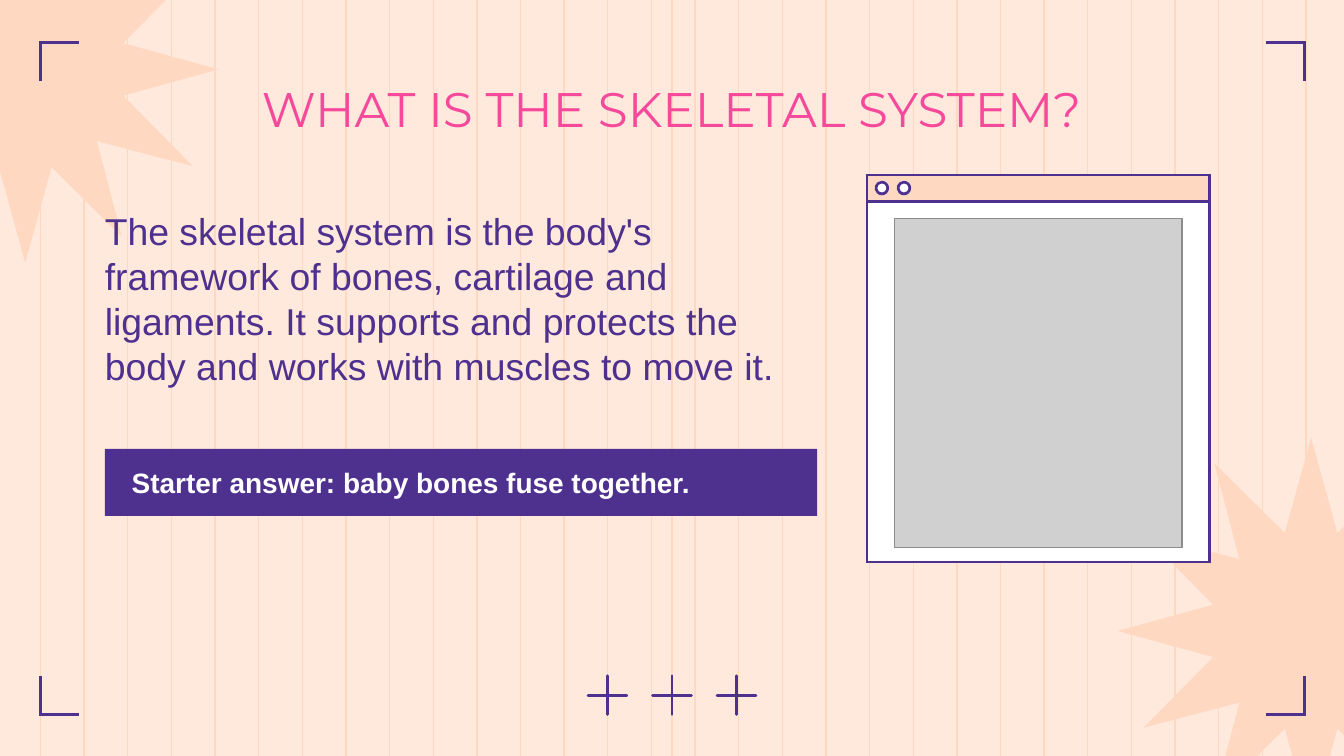
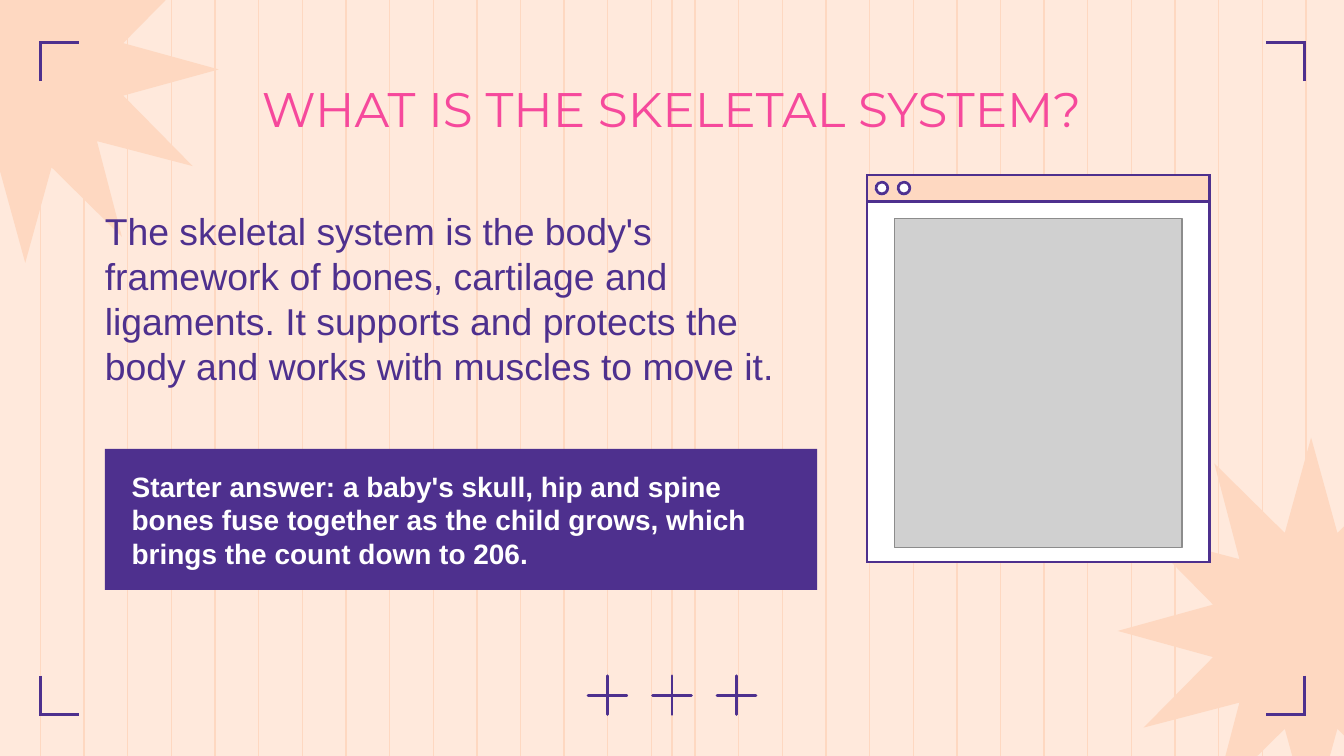
Before and after one commit to Ezkiel2004/Anthropotomy, a slide deck: slide 5 of docs/body-systems/skeletal-system.pptx. Drawn at 1344x756 pixels with LibreOffice and Linux fonts; fonts in the diff are those of the drawing; grey boxes stand for pictures. Boxes give left, top, right and bottom in pixels: in the first picture for what was removed or moved away, otherwise in the second. Text is boxed around its words. In the diff, an @@ line names an element or a change of style, - is before the commit and + after.

```diff
--- a/docs/body-systems/skeletal-system.pptx
+++ b/docs/body-systems/skeletal-system.pptx
@@ rectangle "Starter answer: a baby's skull, ...": place and size @@
-rectangle "Starter answer: a baby's skull, ..." at (105, 449, 817, 516)
+rectangle "Starter answer: a baby's skull, ..." at (105, 449, 817, 590)
@@ text in rectangle at (132, 476, 745, 569): text changed @@
-Starter answer: baby bones fuse together.
+Starter answer: a baby's skull, hip and spine bones fuse together as the child grows, which brings the count down to 206.
```
Also in this commit, not shown: 4 other slides changed, 2 slides added, 1 slide removed.
